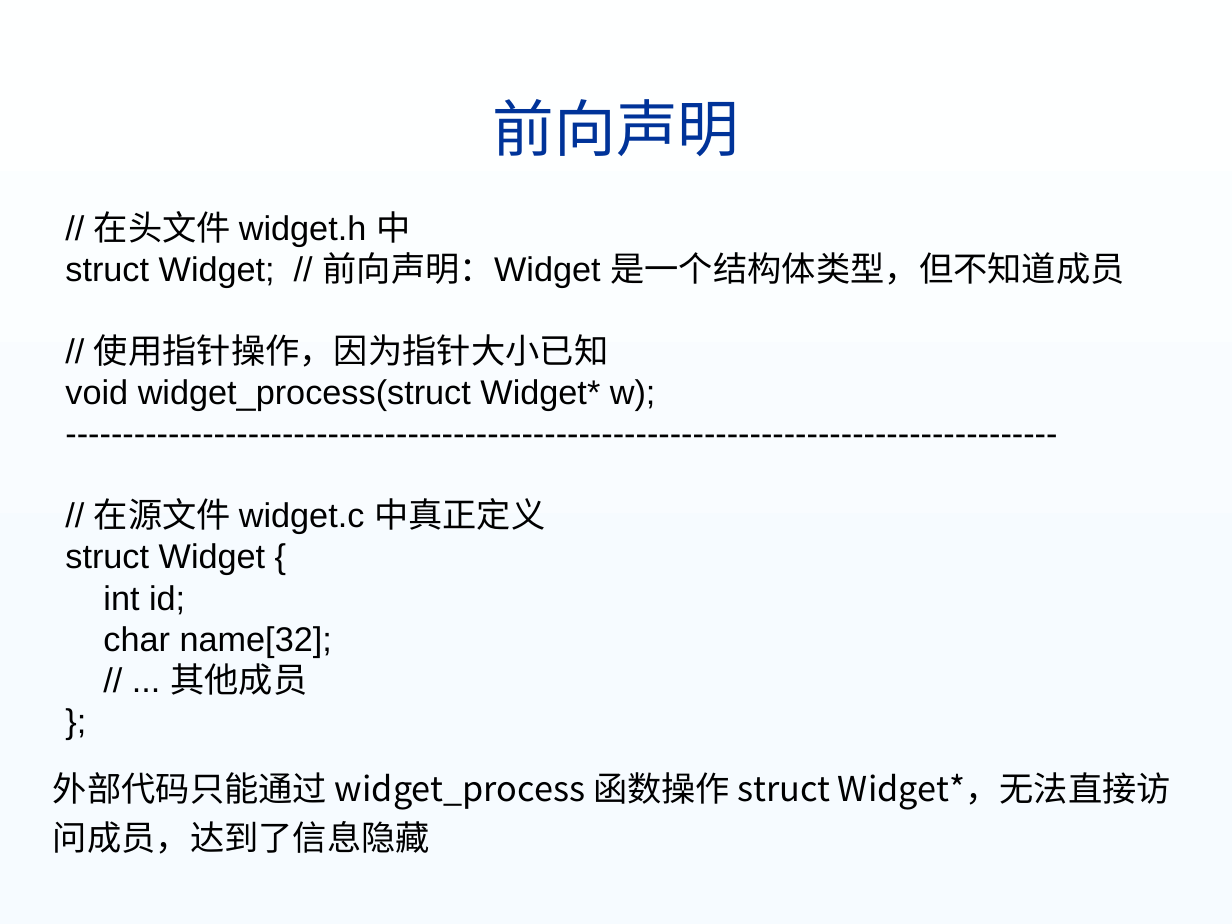
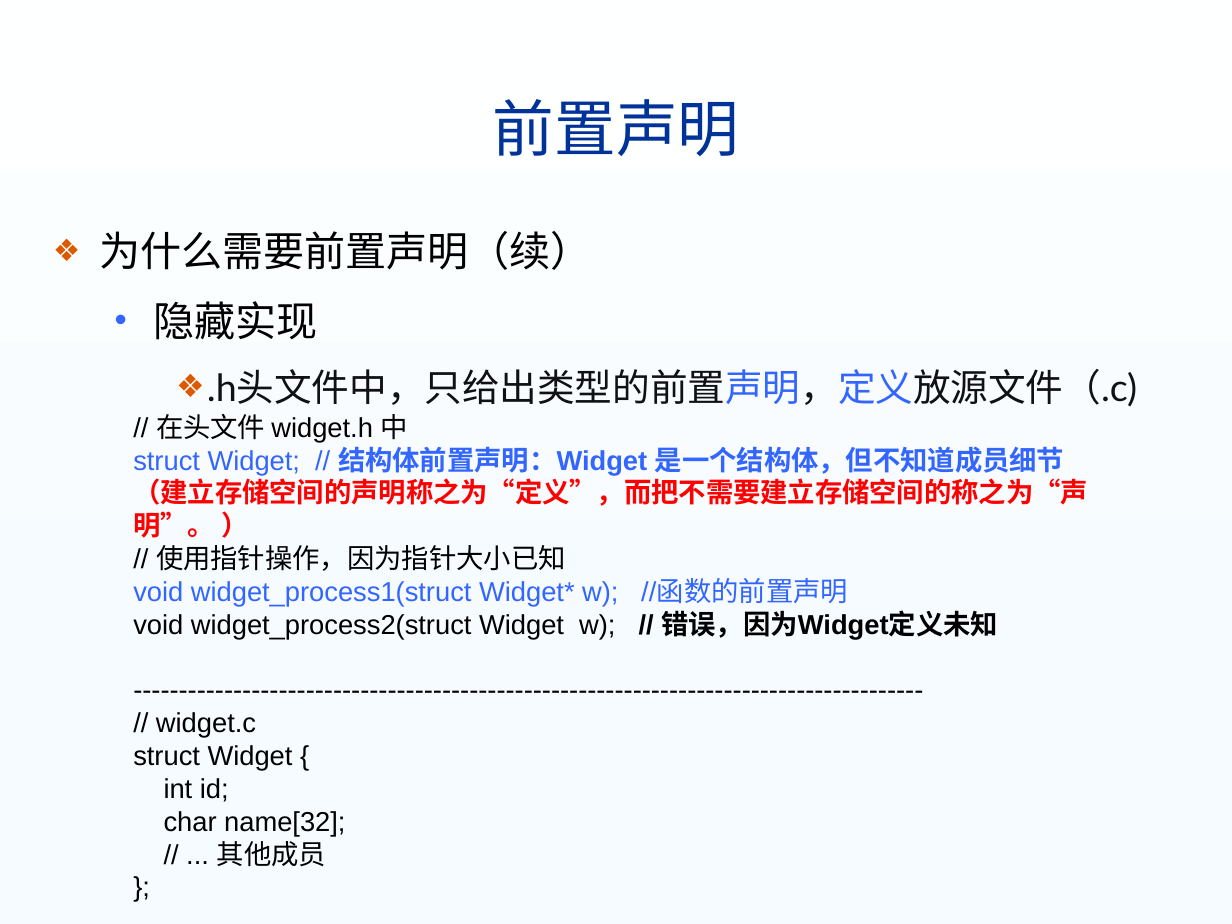
Before and after one commit to USTC-ISP/ustc-isp.github.io, a slide deck: slide 19 of lectures/03模块化程序设计.pptx (slide 21 before the commit). Drawn at 1232x924 pixels with LibreOffice and Linux fonts; fonts in the diff are those of the drawing; background and template pictures are left out. Boxes give left, top, right and bottom in pixels: in the first picture for what was removed or moved away, otherwise in the second. Text is boxed around its words. In the diff, an @@ line names an element or a change of style, - is before the commit and + after.

```diff
--- a/lectures/03模块化程序设计.pptx
+++ b/lectures/03模块化程序设计.pptx
@@ title at <box>493,99,739,156</box>: text changed @@
-前向声明
+前置声明
@@ text added at <box>99,231,1137,406</box>, 22 pt, text #0F1115 @@
+❖ 为什么需要前置声明（续）
+  • 隐藏实现
+    ❖ .h头文件中，只给出类型的前置声明，定义放源文件（.c)
@@ text "// 在头文件 widget.h 中": place and size @@
-text "// 在头文件 widget.h 中" at <box>65,211,1124,695</box>
+text "// 在头文件 widget.h 中" at <box>133,414,1088,867</box>
@@ text at <box>133,414,566,867</box>: size 20 to 16 pt in "// 在头文件 widget.h 中", "// 使用指针操作，因为指针大小已知", "------------------------------------------------------------ ...", "struct Widget {" and 4 more places @@
@@ text at <box>133,446,1088,538</box>: text changed; size 20 to 16 pt; text colour #000000 to #3366FF; bold on @@
-struct Widget; // 前向声明：Widget 是一个结构体类型，但不知道成员
+struct Widget; // 结构体前置声明：Widget 是一个结构体，但不知道成员细节
+（建立存储空间的声明称之为“定义”，而把不需要建立存储空间的称之为“声明”。 ）
@@ text at <box>133,580,997,640</box>: text changed; size 20 to 16 pt @@
-void widget_process(struct Widget* w);
+void widget_process1(struct Widget* w); //函数的前置声明
+void widget_process2(struct Widget w); // 错误，因为Widget定义未知
@@ text at <box>156,712,256,738</box>: text changed; size 20 to 16 pt @@
-// 在源文件 widget.c 中真正定义
+// widget.c
@@ text removed at <box>53,772,1171,854</box> @@
-外部代码只能通过 widget_process 函数操作 struct Widget*，无法直接访问成员，达到了信息隐藏
```
Also in this commit, not shown: 17 other slides changed, 3 slides added, 8 slides removed, 12 other files.
